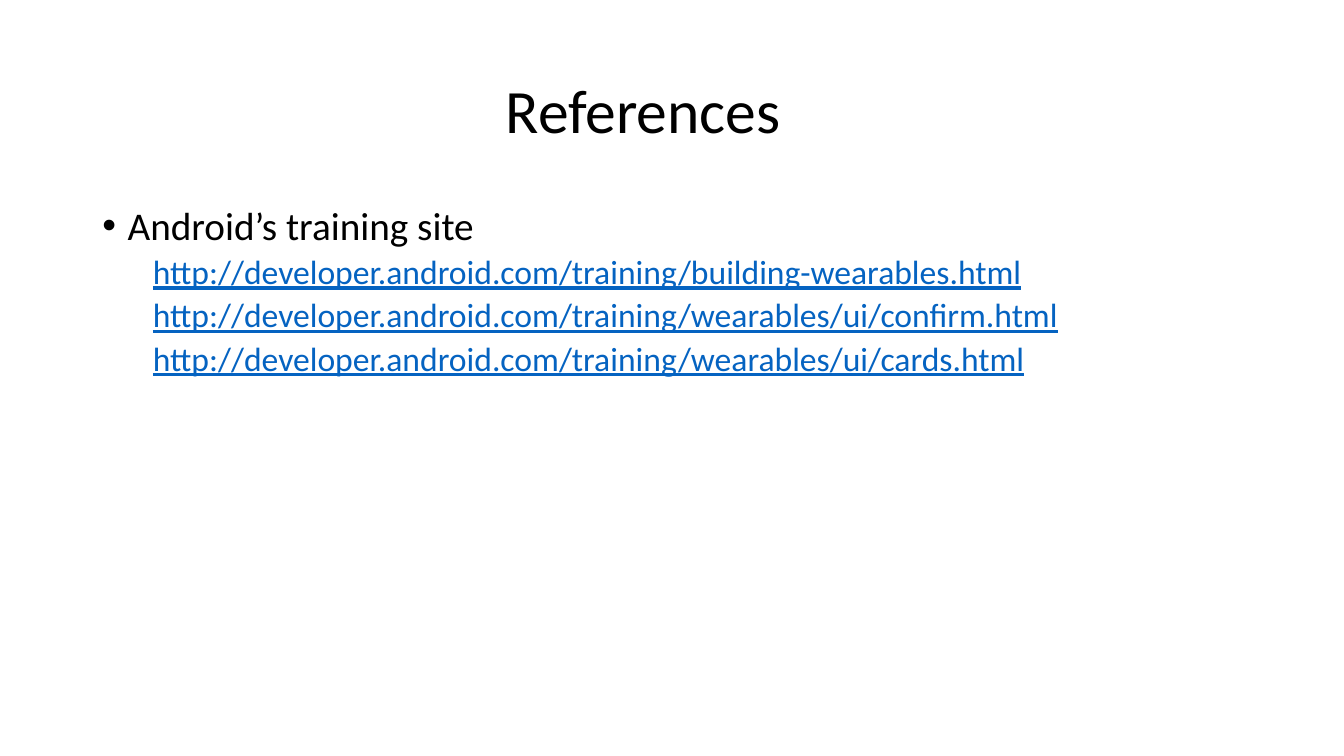
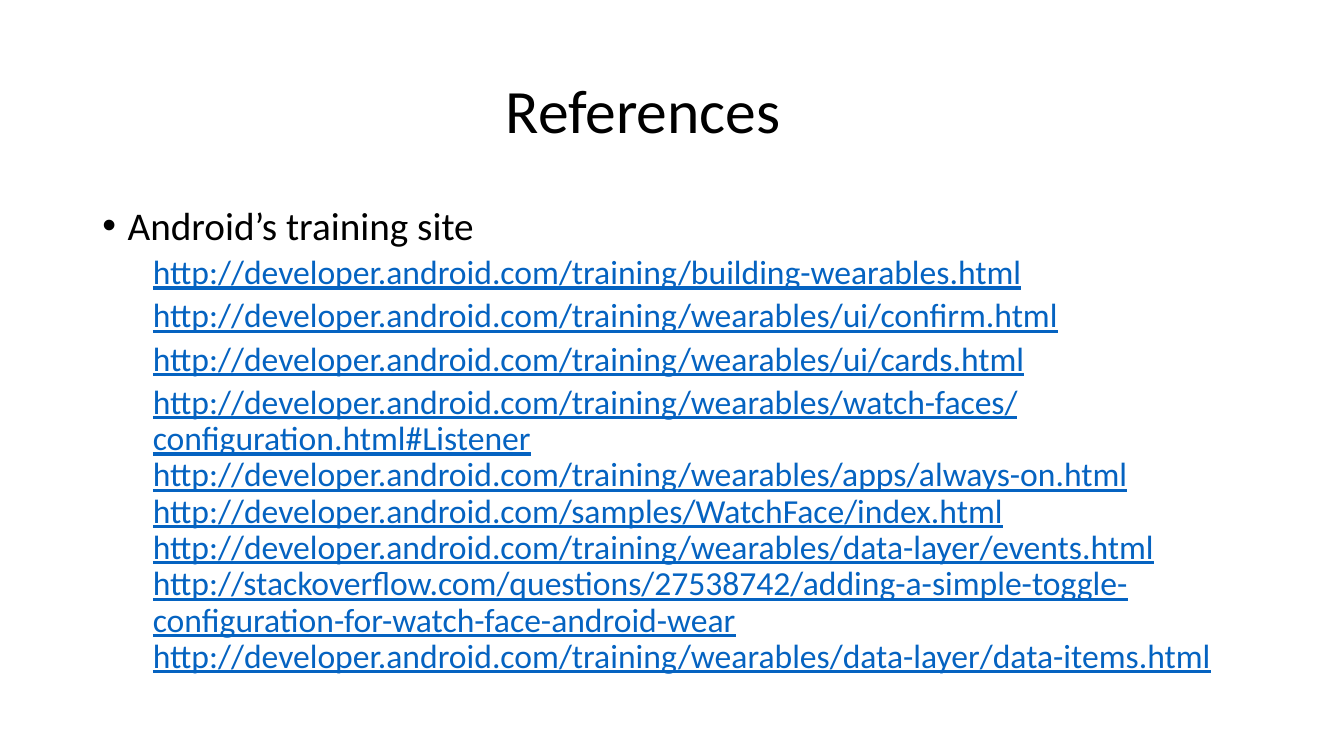
Before and after one commit to JayCBishop/COSC4735_Presentation, a slide deck: slide 9 of Presentation.pptx. Drawn at 1344x756 pixels with LibreOffice and Linux fonts; fonts in the diff are those of the drawing. Boxes give left, top, right and bottom in pixels: in the first picture for what was removed or moved away, otherwise in the second. Text is boxed around its words. In the diff, an @@ line names an element or a change of style, - is before the commit and + after.

Commit message:
I put Kegan's links in the Power Point

```diff
--- a/Presentation.pptx
+++ b/Presentation.pptx
@@ text at (x1=153, y1=390, x2=1210, y2=674): paragraph added @@
+  http://developer.android.com/training/wearables/watch-faces/configuration.html#Listener
+  http://developer.android.com/training/wearables/apps/always-on.html
+  http://developer.android.com/samples/WatchFace/index.html
+  http://developer.android.com/training/wearables/data-layer/events.html
+  http://stackoverflow.com/questions/27538742/adding-a-simple-toggle-configuration-for-watch-face-android-wear
+  http://developer.android.com/training/wearables/data-layer/data-items.html
```
